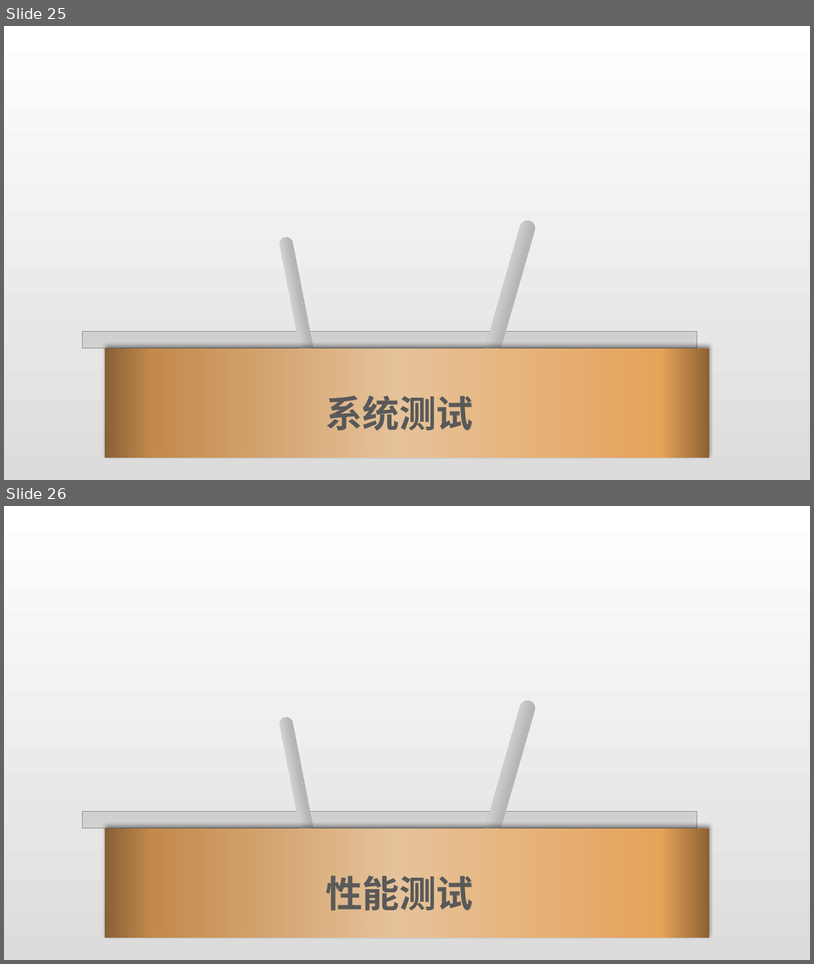
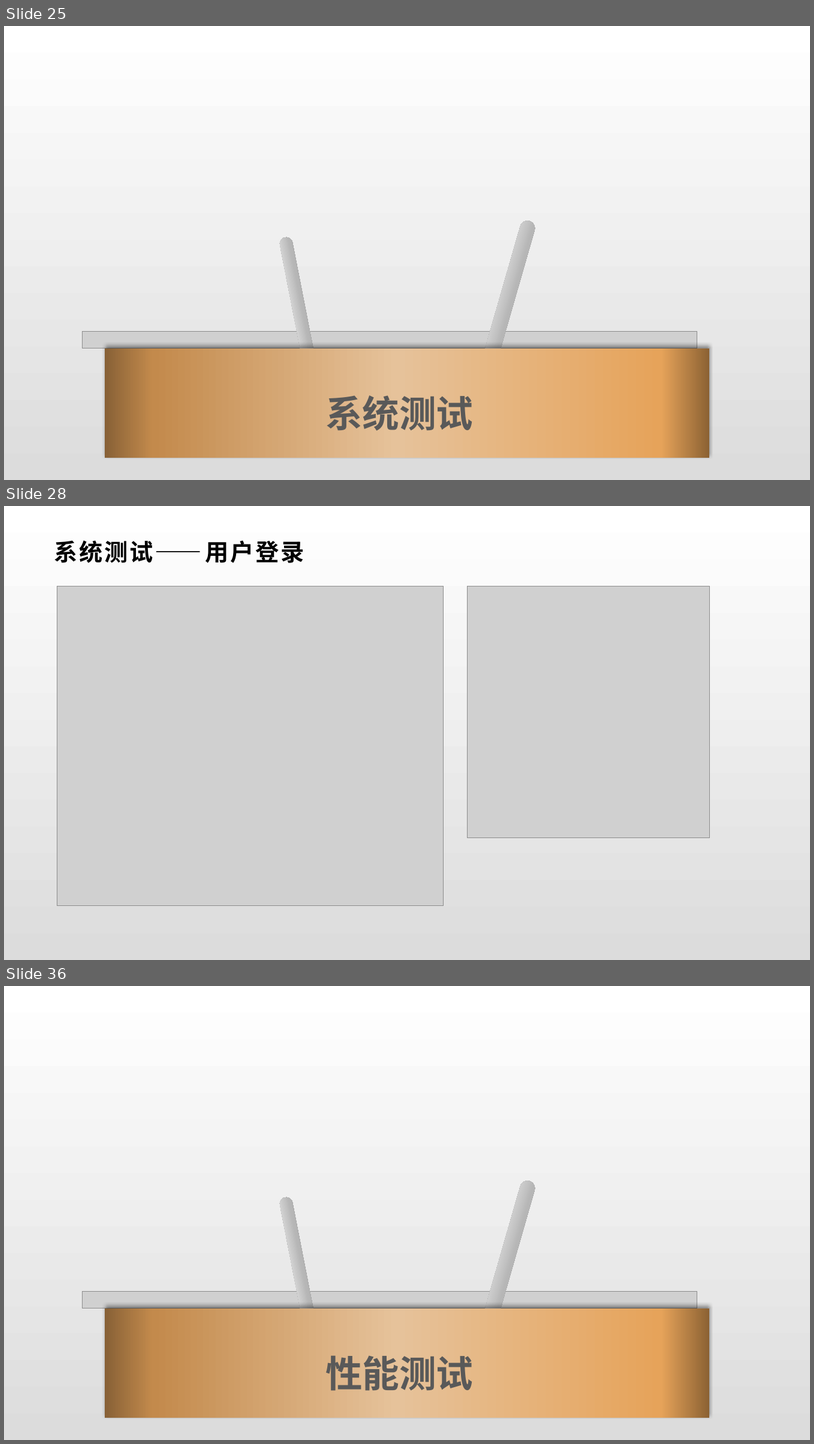
Before and after one commit to wangzh1998/MeetHere, a slide deck: Pre/Group-4-MeetHerePre.pptx. Shown one above the other, each under a label of ours: slides 25 and 26 before the commit, slides 25, 28 and 36 after it; the slides between them are not shown. The pictures are 814x964 and 814x1444 pixels, drawn with LibreOffice and Linux fonts; fonts in the diff are those of the drawing; grey boxes stand for pictures. Boxes give left, top, right and bottom in pixels: in the first picture for what was removed or moved away, otherwise in the second. Text is boxed around its words. In the diff, an @@ line names an element or a change of style, - is before the commit and + after.

```diff
--- a/Pre/Group-4-MeetHerePre.pptx
+++ b/Pre/Group-4-MeetHerePre.pptx
@@ slide 28 added at (4, 506, 810, 960), background gradient #FFFFFF to #DCDCDC @@
@@ text added at (54, 540, 304, 563), 28 pt, text #000000, bold @@
+系统测试——用户登录
@@ picture added at (57, 586, 444, 905) @@
@@ picture added at (467, 586, 710, 838) @@
@@ what was slide 26 is now slide 36 @@
```
Also in this commit, not shown: 1 slide changed, 15 other slides added.
